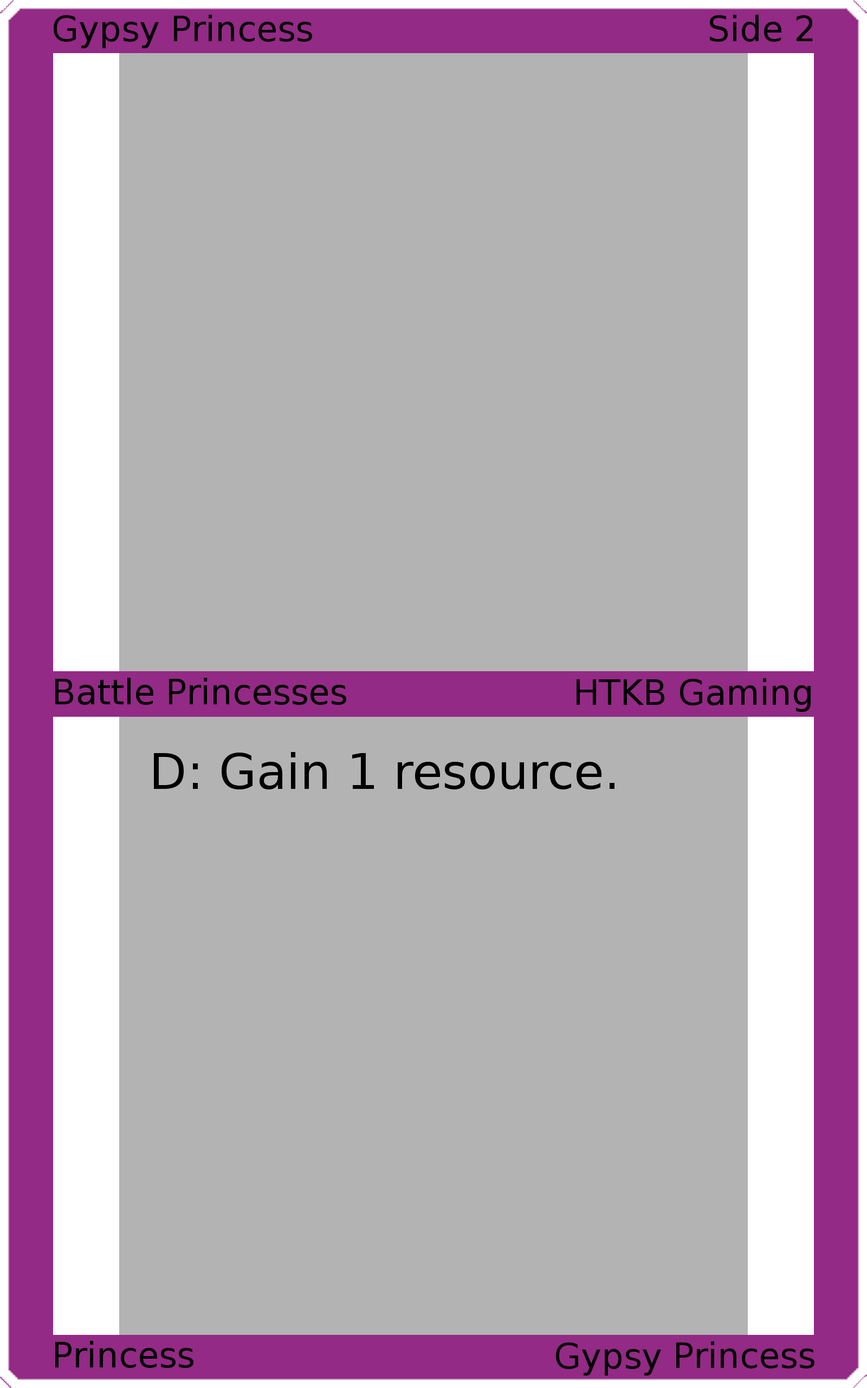
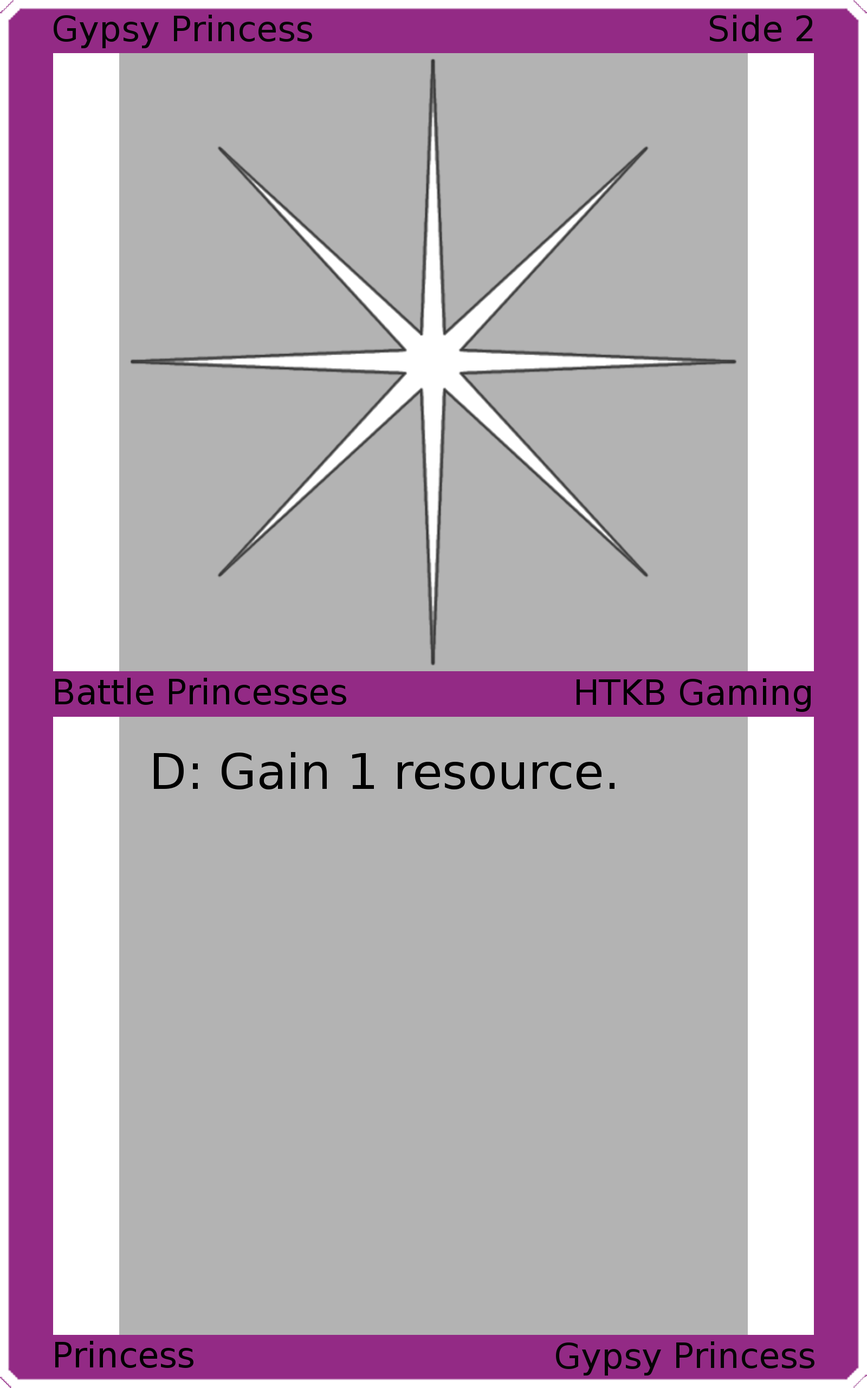
Two versions of the same layered image (867x1388). Layer-by-layer changes:
added layer "Art" above "Top Background" over (x1=129, y1=57, x2=738, y2=666)
